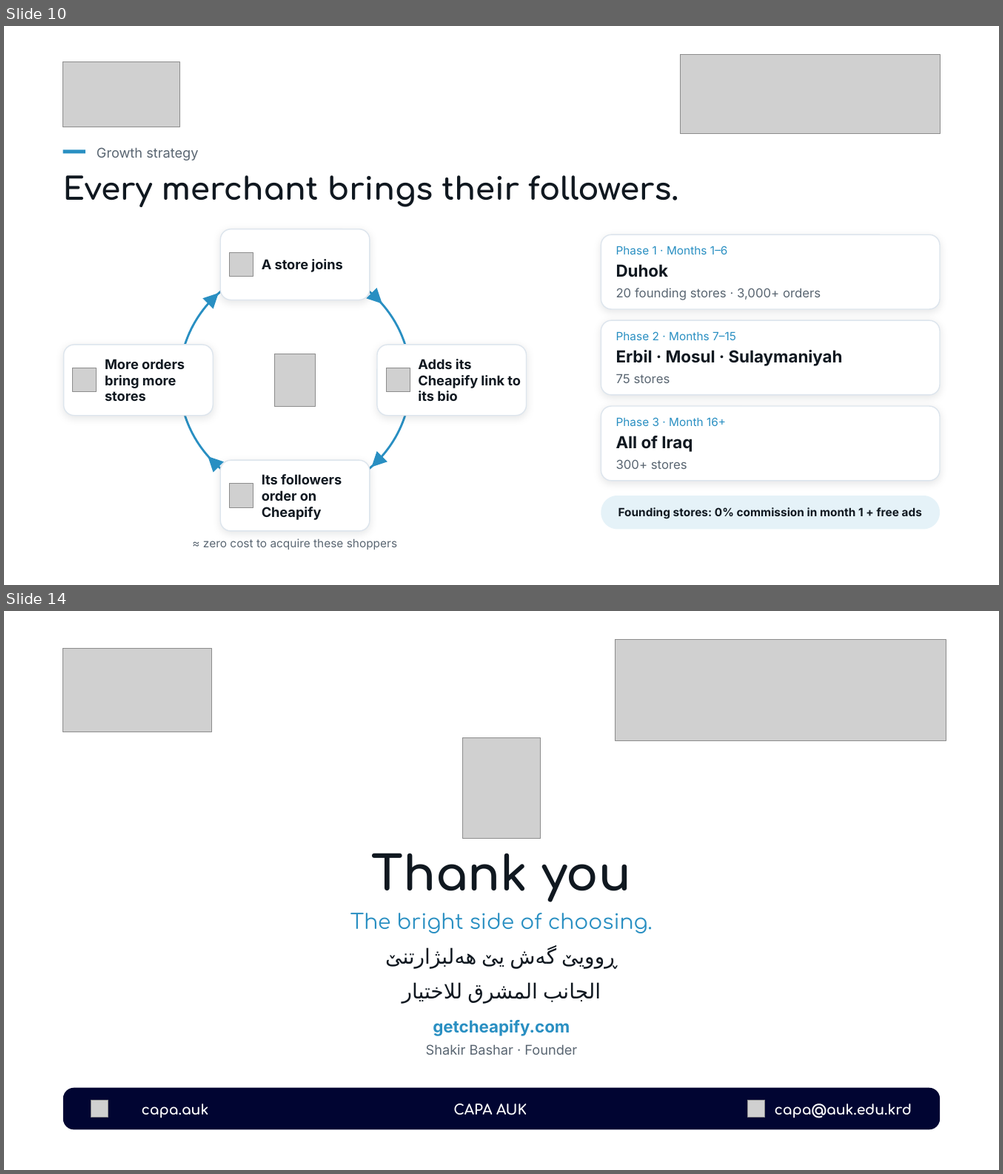
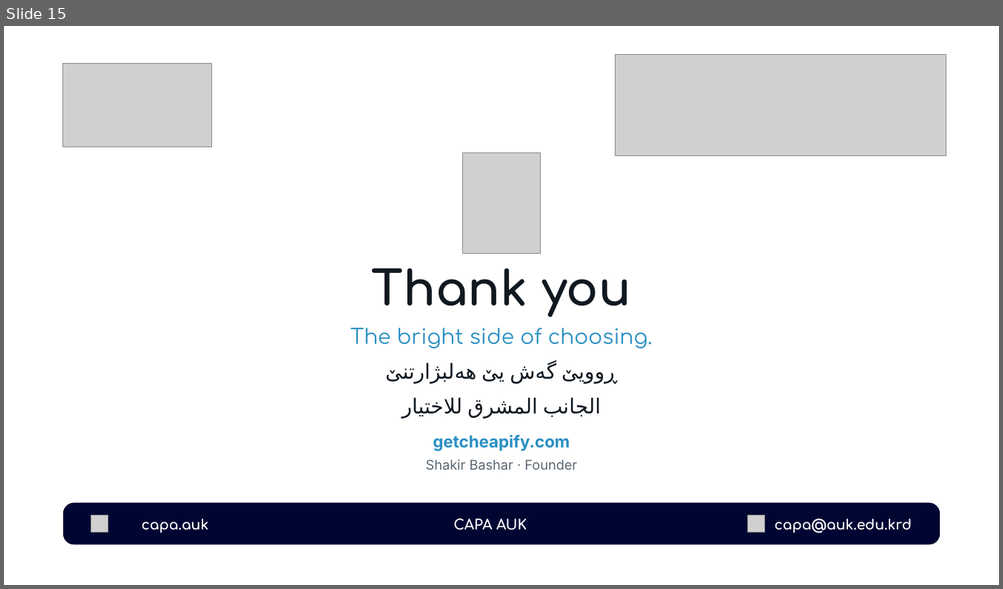
Before and after one commit to shakerbr/cheapify, a slide deck: presentation/Cheapify-GIZ-Pitch.pptx. Shown one above the other, each under a label of ours: slides 10 and 14 before the commit, slide 15 after it; the slides between them are not shown. The pictures are 1003x1174 and 1003x589 pixels, drawn with LibreOffice and Linux fonts; fonts in the diff are those of the drawing; grey boxes stand for pictures; background and template pictures are left out. Boxes give left, top, right and bottom in pixels: in the first picture for what was removed or moved away, otherwise in the second. Text is boxed around its words. In the diff, an @@ line names an element or a change of style, - is before the commit and + after.

```diff
--- a/presentation/Cheapify-GIZ-Pitch.pptx
+++ b/presentation/Cheapify-GIZ-Pitch.pptx
@@ slide 10 removed at <box>4,26,999,585</box>, background #FFFFFF @@
@@ picture removed at <box>63,62,179,127</box> @@
@@ picture removed at <box>680,54,940,133</box> @@
@@ rectangle removed at <box>63,150,85,153</box> @@
@@ text removed at <box>96,147,198,161</box> @@
-Growth strategy
@@ text removed at <box>63,175,678,207</box> @@
-Every merchant brings their followers.
@@ rounded rectangle removed at <box>220,230,370,301</box> @@
@@ ellipse removed at <box>179,265,410,496</box> @@
@@ picture removed at <box>229,253,253,277</box> @@
@@ text removed at <box>262,259,342,272</box> @@
-A store joins
@@ triangle removed at <box>202,288,224,309</box> @@
@@ triangle removed at <box>367,288,387,309</box> @@
@@ group removed at <box>601,235,939,309</box>: 3 texts, 1 rounded rectangle @@
-Phase 1 · Months 1–6
-Duhok
-20 founding stores · 3,000+ orders
@@ rounded rectangle removed at <box>64,346,213,416</box> @@
@@ picture removed at <box>275,355,316,407</box> @@
@@ rounded rectangle removed at <box>377,346,526,416</box> @@
@@ picture removed at <box>73,369,96,392</box> @@
@@ text removed at <box>105,359,185,401</box> @@
-More orders bring more stores
@@ picture removed at <box>386,369,410,392</box> @@
@@ text removed at <box>418,359,521,401</box> @@
-Adds its Cheapify link to its bio
@@ group removed at <box>601,321,939,395</box>: 3 texts, 1 rounded rectangle @@
-Phase 2 · Months 7–15
-Erbil · Mosul · Sulaymaniyah
-75 stores
@@ triangle removed at <box>202,452,224,473</box> @@
@@ rounded rectangle removed at <box>220,461,370,532</box> @@
@@ triangle removed at <box>367,452,387,473</box> @@
@@ group removed at <box>601,406,939,481</box>: 3 texts, 1 rounded rectangle @@
-Phase 3 · Month 16+
-All of Iraq
-300+ stores
@@ picture removed at <box>229,484,253,508</box> @@
@@ text removed at <box>262,474,341,520</box> @@
-Its followers order on Cheapify
@@ rounded rectangle removed at <box>601,496,939,530</box> @@
@@ text removed at <box>618,508,922,520</box> @@
-Founding stores: 0% commission in month 1 + free ads
@@ text removed at <box>203,539,397,550</box> @@
-≈ zero cost to acquire these shoppers
@@ what was slide 14 is now slide 15 @@
```
Also in this commit, not shown: 10 slides changed, 4 slides added, 1 other slide removed, 31 other files.
